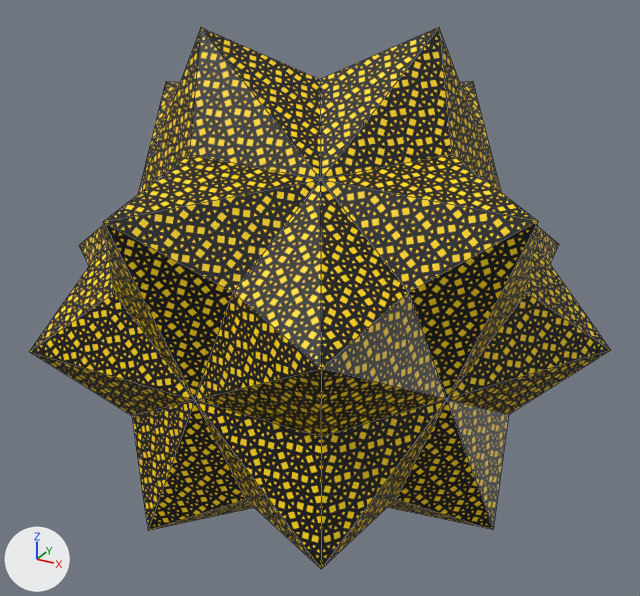
A saved change to the glTF model static/models/rhombicosacron.gltf.
Before and after are seen from a 50 mm camera at (1.98, -3.59, 1.77) aimed at (0.01, -0.01, -0.02). The lights are fixed; the arrows at lower left show +X, +Y and +Z. Mesh edges are drawn as thin lines.
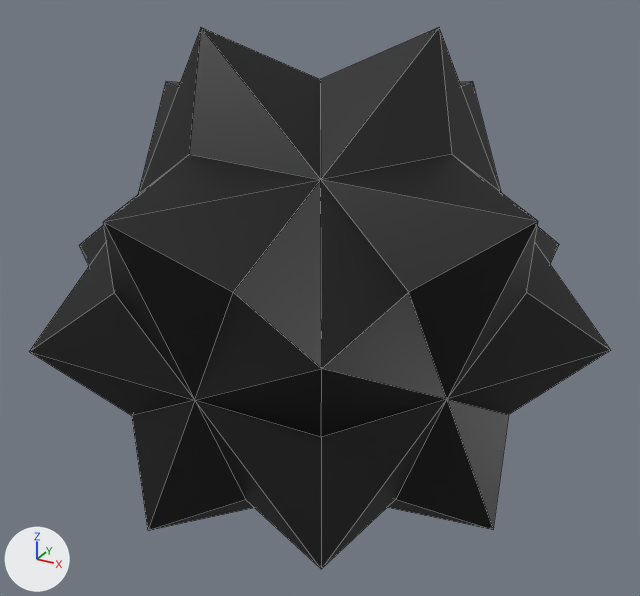
Where the newer file only moved an object's origin or applied its transform, the numbers keep the older frame.

What differs and where, as boxes (x1, y1, x2, y2) in the pictures (640 x 596 px):
'Mesh', recoloured (yellow to black): (29, 27, 611, 569) in both

The change in detail:
Picture 'FFFFFF-0' (img_ffffff_0) is new.
Material 'SlateBlue.001' (mat_slateblue_001) is new.
Its texture is img_ffffff_0.
me_mesh has 62 vertices, 120 faces and spans x -1.4..1.4, y -1.21..1.21, z -1.31..1.31.
me_mesh no longer uses material mat_slateblue (picture img_rhombicosacron__template).
me_mesh now uses material mat_slateblue_001 (picture img_ffffff_0).
